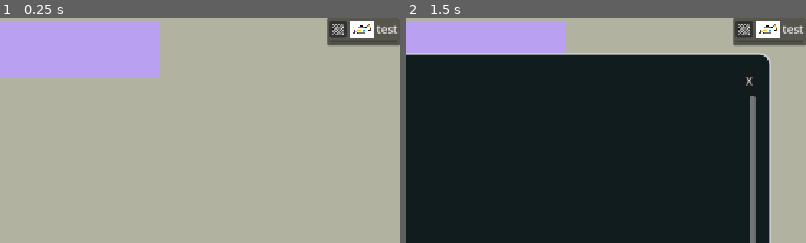
Above: before the commit, frames 1-2 (left to right).
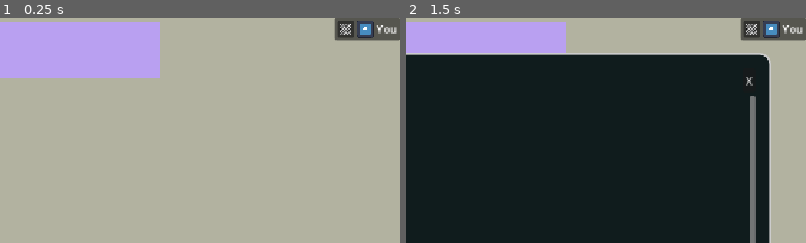
Above: after the commit, the same moments.

Repository: ChrstphrHll/brackeys2026.2
Game: Godot game, scene res://game.tscn
Two runs of this game, one before a commit and one after it. Both use one fixed random seed, a clock stepped at 60 frames per second and the inputs below. The engine's default icon, where the game draws it, is replaced by a stand-in: a white triangle on a blue panel in a dark square.
Inputs:
- Up to frame 1 (0.25 s): no input
- Up to frame 2 (1.5 s): click "Tech Tree" at 0.5 s; click "Crafting" at 1.25 s
The pictures show only the part of the screen within x 50-100%, y 0-50%; the shares and areas given below are measured in that part.

The runs differ from the first frame. In frame 1, 1.4% of the frame differs, in the area x 81-100%, y 0-12%; in frame 2, 1.4%.
Error after the commit: Attempt to call function 'add_child' in base 'null instance' on a null instance. (res://autoloads/machines.gd:50)

Commit message:
just like, so much wasted time

Diff:
--- a/autoloads/events.gd
+++ b/autoloads/events.gd
@@ -2,7 +2,32 @@
 
 
 signal machine_added
+signal machine_task_started
+signal machine_task_ended
+signal machine_lost
+
+signal recipe_unlocked
+signal recipe_selected
+
+func add_machine(machine: Machines.MachineInfo):
+	machine_added.emit(machine)
 
 
-func add_machine(machine: Machine):
-	machine_added.emit(machine)
+func lose_machine(machine: Machines.MachineInfo):
+	machine_lost.emit(machine)
+
+
+func start_machine_task(machine: Machines.MachineInfo):
+	machine_task_started.emit(machine)
+
+
+func end_machine_task(machine: Machines.MachineInfo):
+	machine_task_ended.emit(machine)
+
+
+func unlock_recipe(resource: String):
+	recipe_unlocked.emit(resource)
+
+
+func select_recipe(resourceOrNull):
+	recipe_selected.emit(resourceOrNull)
--- /dev/null
+++ b/autoloads/machines.gd
@@ -0,0 +1,111 @@
+extends Node
+
+const machine_scene = preload("res://machines/machine.tscn")
+
+
+var machines = [MachineInfo.new(
+	"You",
+	preload("res://icon.svg"),
+)]
+
+
+# Called when the node enters the scene tree for the first time.
+func _ready():
+	pass
+
+
+func add_new_machine(name: String, icon: Resource, speed: int, efficiency: int, tasks: Array):
+	var test_machine = MachineInfo.new(
+		name,
+		icon,
+		speed,
+		efficiency,
+		tasks
+	)
+	print(tasks)
+	machines.append(test_machine)
+	Events.add_machine(test_machine)
+
+class MachineInfo extends Node:
+	var _id: int
+	var _machine_name: String
+	var _icon: Resource
+	var _speed: int
+	var _efficiency: int
+	var _tasks = []
+	var _current_task: String
+	var _task_timer = Timer.new()
+	var _current_task_time_cost: int = -1
+
+
+	func _init(machine_name, icon, speed = 1, efficiency = 10, tasks = []):
+		_id = ResourceUID.create_id()
+		ResourceUID.add_id(_id, "machine_ids")
+		_machine_name = machine_name
+		_icon = icon
+		_speed = speed
+		_efficiency = efficiency
+		_tasks = tasks
+		add_child(_task_timer)
+		get_tree().add_child(self)
+
+
+	func get_id() -> int:
+		return _id
+
+
+	func get_machine_name() -> String:
+		return _machine_name
+
+
+	func get_icon() -> Resource:
+		return _icon
+
+
+	func get_speed() -> int:
+		return _speed
+
+
+	func get_efficiency() -> int:
+		return _efficiency
+
+
+	func get_task_time_cost() -> int:
+		return _current_task_time_cost
+
+
+	func getSideBarView() -> Machine:
+		var instantiated_machine = machine_scene.instantiate()
+		instantiated_machine.machine_info = self
+		return instantiated_machine
+
+
+	func get_sidebar_tasks():
+		return _tasks.filter(Tasks.is_sidebar_task)
+
+
+	func get_sidebar_task(id: int):
+		var sidebar_tasks = get_sidebar_tasks()
+		return sidebar_tasks[id]
+
+
+	func implement_consequence(task_name):
+		pass
+
+
+	func start_task(task_name: String, time_cost: int, bound_callback: Callable):
+		_current_task = task_name
+		_task_timer.timeout.connect(bound_callback)
+		Events.start_machine_task(self)
+
+		_task_timer.start(time_cost)
+		await get_tree().create_timer(time_cost).timeout
+		print("waited")
+
+
+	func end_task(bound_callback):
+		implement_consequence(_current_task)
+		_task_timer.timeout.disconnect(bound_callback)
+		_current_task = ""
+		_current_task_time_cost = -1
+		Events.end_machine_task(self)
--- a/autoloads/resources.gd
+++ b/autoloads/resources.gd
@@ -55,6 +55,16 @@
 	return _resources.keys()
 
 
+func get_gatherable_resources() -> Array[String]:
+	var gatherable: Array[String] = []
+
+	for resource in _resources:
+		var info = _resources[resource]
+		if info.has("gatherable") and info.gatherable > 0:
+			gatherable.append(resource)
+	return gatherable
+
+
 func get_resource_icon(resource: String):
 	if not _resources.has(resource):
 		return null
--- a/autoloads/tasks.gd
+++ b/autoloads/tasks.gd
@@ -1,21 +1,21 @@
 extends Node
 
 
-var task_list = Resources.get_resource_names().map(gather_task_factory) + [
+var task_list = Resources.get_gatherable_resources().map(gather_task_factory) + [
 	{
 		"title": "Scavenge",
 		"start": start_scavenge_task,
-		"end": end_scavenge_task
+		"end": end_scavenge_task,
 	},
 	{
 		"title": "Craft",
 		"start": start_craft_task,
-		"end": end_craft_task
+		"end": end_craft_task,
 	}
 ]
 
 
-func start_craft_task(resource, machine: Machine):
+func start_craft_task(resource, machine: Machines.MachineInfo):
 	pass
 
 
@@ -27,42 +27,48 @@
 	return {
 		"title": "Gather " + resource,
 		"start": start_gather_factory(resource),
-		"end": end_gather_factory(resource)
+		"end": end_gather_factory(resource),
+		"sidebar": true
 	}
 
 
+func is_sidebar_task(task) -> bool:
+	return task.has("sidebar") and task.sidebar
+
+
 func start_gather_factory(resource):
-	return func (machine: Machine): start_gather_task(resource, machine)
+	return func (machine: Machines.MachineInfo): start_gather_task(resource, machine)
 
 
 func end_gather_factory(resource):
-	return func (machine: Machine): end_gather_task(resource, machine)
+	return func (machine: Machines.MachineInfo): end_gather_task(resource, machine)
 
 
-func start_gather_task(resource, machine: Machine):
+func start_gather_task(resource, machine: Machines.MachineInfo):
 	var task_name = "Gathering " + resource
 
 	var difficulty = Resources.get_resource_difficulty(resource)
-	var time_cost = difficulty * machine.speed
-
+	var time_cost = difficulty * machine.get_speed()
+	print("gathering start")
 	machine.start_task(task_name, time_cost, end_gather_task.bind(resource, machine))
 
 
-func end_gather_task(resource, machine: Machine):
+func end_gather_task(resource, machine: Machines.MachineInfo):
+	print("gathering end")
 	var abundance = Resources.get_resource_abundance(resource)
-	var resource_gain = abundance * machine.efficiency
+	var resource_gain = abundance * machine.get_efficiency()
 
 	Resources.modify_resource(resource, resource_gain)
 	machine.end_task(end_gather_task)
 
 
-func start_scavenge_task(machine: Machine):
+func start_scavenge_task(machine: Machines.MachineInfo):
 	const progressing_title = "Scavenging"
 
-	machine.start_task(progressing_title, 10, end_scavenge_task.bind(machine))
+	machine.start_task(progressing_title, 1, end_scavenge_task.bind(machine))
 
 
-func end_scavenge_task(machine: Machine):
+func end_scavenge_task(machine: Machines.MachineInfo):
 	machine.end_task(end_scavenge_task)
 	var scavenge_result = Zones.get_scavenge_result(machine.efficiency)
 
--- /dev/null
+++ b/autoloads/test.gd
@@ -0,0 +1,11 @@
+class_name test extends Resource
+
+
+# Called when the node enters the scene tree for the first time.
+func _ready():
+	pass # Replace with function body.
+
+
+# Called every frame. 'delta' is the elapsed time since the previous frame.
+func _process(delta):
+	pass
--- a/game.gd
+++ b/game.gd
@@ -1,7 +1,6 @@
 extends Node
 
 
-const machine_scene = preload("res://machines/machine.tscn")
 @onready var machines = [$UI/Machines/Machine]
 
 @onready var tech_tree_button: Button = $UI/TechTreeButton
@@ -13,6 +12,13 @@
 		tech_tree_menu.open_menu
 	)
 	Events.machine_added.connect(_on_machine_added)
+	Machines.add_new_machine(
+		"You",
+		preload("res://icon.svg"),
+		1,
+		1,
+		[Tasks.task_list[0]]
+	)
 
 
 # Called every frame. 'delta' is the elapsed time since the previous frame.
@@ -24,13 +30,9 @@
 	SceneManager.go_to("main_menu")
 
 
-func _on_machine_added(machine: Machine):
-	$UI/Machines.add_child(machine)
-
-
-func add_new_machine():
-	var test_machine = Machine.new()
-	machines.push_back(test_machine)
+func _on_machine_added(machine: Machines.MachineInfo):
+	var sidebarScene = machine.getSideBarView()
+	$UI/Machines.add_child(sidebarScene)
 
 
 func _on_crafting_button_pressed():
--- a/game.tscn
+++ b/game.tscn
@@ -1,7 +1,6 @@
 [gd_scene format=3 uid="uid://rl5fjnwjo0b2"]
 
 [ext_resource type="Script" uid="uid://oj1jk4pb0e8u" path="res://game.gd" id="1_80nbo"]
-[ext_resource type="PackedScene" uid="uid://dnk21g31ndx2p" path="res://machines/machine.tscn" id="2_e2o6t"]
 [ext_resource type="Script" uid="uid://cq07e5l4s8y8b" path="res://resource_display.gd" id="3_feb5d"]
 [ext_resource type="PackedScene" uid="uid://bo17u31186itu" path="res://ui/tech_tree_menu.tscn" id="4_fc0e3"]
 [ext_resource type="PackedScene" uid="uid://c3wpjll2xf65r" path="res://ui/crafting_menu.tscn" id="5_7jktm"]
@@ -49,9 +48,6 @@
 offset_left = -76.0
 grow_horizontal = 0
 grow_vertical = 2
-
-[node name="Machine" parent="UI/Machines" unique_id=1930575906 instance=ExtResource("2_e2o6t")]
-layout_mode = 2
 
 [node name="TechTreeButton" type="Button" parent="UI" unique_id=2015784784]
 layout_mode = 0
--- a/machines/machine.gd
+++ b/machines/machine.gd
@@ -2,21 +2,21 @@
 
 class_name Machine
 
-@export var machine_name: String = "test"
-var current_task: String
-
-var speed = 1
-var efficiency = 10
+var machine_info: Machines.MachineInfo
 
 @onready var task_timer: Timer = $TaskTimer
 @onready var task_selector = $MarginContainer/VBoxContainer/HBoxContainer/MenuButton
+@onready var progress_bar = $MarginContainer/VBoxContainer/ProgressBar
 
 # Called when the node enters the scene tree for the first time.
 func _ready():
+	Events.machine_task_started.connect(build_on_change)
+	Events.machine_task_ended.connect(build_on_change)
+	print(machine_info.get_sidebar_tasks())
 	task_selector.get_popup().id_pressed.connect(_task_menu_trigger)
-	var tasks = Tasks.task_list.map(_add_task_option)
 
-	$MarginContainer/VBoxContainer/HBoxContainer/MachineName.text = machine_name
+	build()
+
 
 
 # Called every frame. 'delta' is the elapsed time since the previous frame.
@@ -25,25 +25,45 @@
 
 
 func _task_menu_trigger(id: int):
-	Tasks.task_list[id].start.call(self)
+	machine_info.get_sidebar_task(id).start.call(machine_info)
 
 
 func _add_task_option(task):
 	task_selector.get_popup().add_item(task.title)
 
 
-func implement_consequence(task_name):
-	pass
+func build_on_change(new_machine_info: Machines.MachineInfo):
+	if new_machine_info.get_id() != machine_info.get_id():
+		return
+	machine_info = new_machine_info
+	build()
 
 
-func start_task(task_name: String, time_cost: int, bound_callback: Callable):
-	current_task = task_name
-	task_timer.timeout.connect(bound_callback)
-	$MarginContainer/VBoxContainer/ProgressBar.max_value = time_cost
-	task_timer.start(time_cost)
+func build():
+	set_progress_bar_maximum()
+	set_machine_name()
+	set_icon()
+	set_tasks()
 
 
-func end_task(bound_callback):
-	implement_consequence(current_task)
-	task_timer.timeout.disconnect(bound_callback)
-	current_task = ""
+func set_machine_name():
+	$MarginContainer/VBoxContainer/HBoxContainer/MachineName.text = \
+		machine_info.get_machine_name()
+
+
+func set_icon():
+	$MarginContainer/VBoxContainer/HBoxContainer/MachineIcon.texture = \
+		machine_info.get_icon()
+
+
+func set_progress_bar_maximum():
+	var time_cost = machine_info.get_task_time_cost()
+	if time_cost == -1:
+		progress_bar.hide()
+	else:
+		progress_bar.max_value = time_cost
+
+
+func set_tasks():
+	print("setting tasks", machine_info.get_sidebar_tasks())
+	var tasks = machine_info.get_sidebar_tasks().map(_add_task_option)
--- a/machines/machine.tscn
+++ b/machines/machine.tscn
@@ -17,6 +17,8 @@
 offset_right = 277.0
 offset_bottom = 47.0
 script = ExtResource("1_2sueh")
+machine_name = null
+machine_icon = null
 
 [node name="MarginContainer" type="MarginContainer" parent="." unique_id=1217634481]
 layout_mode = 2
--- a/project.godot
+++ b/project.godot
@@ -20,6 +20,7 @@
 SceneManager="*uid://d2q5p2722ddm6"
 Resources="*uid://crlludnpgp5hi"
 TechTree="*uid://bdjksmmx13yy6"
+Machines="*uid://7vw01su6nuoe"
 Tasks="*uid://booll5pu18h2r"
 Zones="*uid://yq6lqfc8wnfe"
 Events="*uid://1a5ammiygx87"
--- a/ui/crafting_menu.gd
+++ b/ui/crafting_menu.gd
@@ -1,9 +1,32 @@
 extends Control
 
+@onready var grid_container = \
+	$OuterMargin/Panel/InnerMargin/VBox/HBoxContainer/ResourceVBox/ResourceScrollBox/GridContainer
+@onready var craft_button = \
+	$OuterMargin/Panel/InnerMargin/VBox/HBoxContainer/MachineVBox/CraftButton
+@onready var machine_vbox_container = \
+	$OuterMargin/Panel/InnerMargin/VBox/HBoxContainer/MachineVBox/MachineScrollContainer/VBoxContainer
+
+signal machine_selected
+
+var recipe_scene = preload("res://ui/crafting_recipe.tscn")
+var machine_scene = preload("res://machines/machine.tscn")
+
+var selected_recipe = null
+var selected_machine = null
+
+var currently_available_machines = {}
 
 # Called when the node enters the scene tree for the first time.
 func _ready():
-	pass # Replace with function body.
+	Events.machine_added.connect(_add_available_machine)
+	Events.machine_task_ended.connect(_add_available_machine)
+
+	Events.machine_lost.connect(_lose_available_machine)
+	Events.machine_task_started.connect(_lose_available_machine)
+
+	Events.recipe_unlocked.connect(_new_crafting_recipe)
+	Events.recipe_selected.connect(_set_selected_recipe)
 
 
 # Called every frame. 'delta' is the elapsed time since the previous frame.
@@ -13,3 +36,52 @@
 
 func _on_close_button_pressed():
 	hide()
+
+
+func _new_crafting_recipe(resource):
+	var instantiated_recipe = recipe_scene.instantiate()
+	instantiated_recipe.resource = resource
+
+	instantiated_recipe.gui_input.connect(_test)
+
+	grid_container.add_child(instantiated_recipe)
+
+
+func _set_selected_recipe(resourceOrNull):
+	selected_recipe = resourceOrNull
+	if not selected_recipe:
+		craft_button.disabled = true
+	else:
+		craft_button.disabled = false
+
+
+func _test():
+	print("woha")
+
+
+func _add_available_machine(machine: Machine):
+	var machine_selector = Button.new()
+	machine_selector.text = machine.machine_name
+	machine_selector.toggle_mode = true
+	machine_selector.toggled.connect(_set_selected_machine.bind(machine))
+	machine_selected.connect(_set_machine_toggle.bind(machine, machine_selector))
+
+	machine_vbox_container.add_child(machine_selector)
+
+	currently_available_machines[machine] = machine_selector
+
+
+func _set_machine_toggle(selected_machine, machine, machine_selector):
+	print("comparing ", machine, " with ", selected_machine)
+	if not selected_machine == machine:
+		machine_selector.button_pressed = false
+
+
+func _set_selected_machine(toggled_on, machine: Machine):
+	machine_selected.emit(machine)
+
+
+func _lose_available_machine(machine: Machine):
+	if currently_available_machines.has(machine):
+		currently_available_machines[machine].queue_free()
+		currently_available_machines.erase(machine)
--- a/ui/crafting_menu.tscn
+++ b/ui/crafting_menu.tscn
@@ -97,11 +97,9 @@
 
 [node name="CraftingRecipe" parent="OuterMargin/Panel/InnerMargin/VBox/HBoxContainer/ResourceVBox/ResourceScrollBox/GridContainer" unique_id=1804717723 instance=ExtResource("2_cywfm")]
 layout_mode = 2
-resource = "battery"
 
 [node name="CraftingRecipe2" parent="OuterMargin/Panel/InnerMargin/VBox/HBoxContainer/ResourceVBox/ResourceScrollBox/GridContainer" unique_id=520181351 instance=ExtResource("2_cywfm")]
 layout_mode = 2
-resource = "battery"
 
 [node name="MachineVBox" type="VBoxContainer" parent="OuterMargin/Panel/InnerMargin/VBox/HBoxContainer" unique_id=11785157]
 layout_mode = 2
@@ -113,13 +111,16 @@
 
 [node name="MachineScrollContainer" type="ScrollContainer" parent="OuterMargin/Panel/InnerMargin/VBox/HBoxContainer/MachineVBox" unique_id=509114467]
 layout_mode = 2
+size_flags_vertical = 3
 
-[node name="Spacer" type="Control" parent="OuterMargin/Panel/InnerMargin/VBox/HBoxContainer/MachineVBox" unique_id=1498439552]
+[node name="VBoxContainer" type="VBoxContainer" parent="OuterMargin/Panel/InnerMargin/VBox/HBoxContainer/MachineVBox/MachineScrollContainer" unique_id=1550916070]
 layout_mode = 2
+size_flags_horizontal = 3
 size_flags_vertical = 3
 
 [node name="CraftButton" type="Button" parent="OuterMargin/Panel/InnerMargin/VBox/HBoxContainer/MachineVBox" unique_id=124369796]
 layout_mode = 2
+disabled = true
 text = "Craft"
 
 [connection signal="pressed" from="OuterMargin/Panel/InnerMargin/VBox/Header/CloseButton" to="." method="_on_close_button_pressed"]
--- a/ui/crafting_recipe.gd
+++ b/ui/crafting_recipe.gd
@@ -1,7 +1,8 @@
-extends Panel
+extends Button
 
 @export var resource: String
 
+@onready var crafting_recipe = $"."
 @onready var resource_image = $MarginContainer/HBoxContainer/ResourceVBox/ResourceImage
 @onready var resource_name = $MarginContainer/HBoxContainer/ResourceVBox/ResourceName
 @onready var costs = $MarginContainer/HBoxContainer/Costs
@@ -10,10 +11,13 @@
 
 # Called when the node enters the scene tree for the first time.
 func _ready():
+	Events.recipe_selected.connect(_on_recipe_selected)
+
 	resource_image.texture = Resources.get_resource_icon(resource)
 	resource_name.text = resource
 
 	var resource_costs = Resources.get_resource_crafting_cost(resource)
+	assert(resource_costs != null, "Only craftable resources")
 
 	for resource in resource_costs:
 		var cost = resource_costs[resource]
@@ -28,3 +32,15 @@
 # Called every frame. 'delta' is the elapsed time since the previous frame.
 func _process(delta):
 	pass
+
+
+func _on_toggled(toggled_on):
+	if toggled_on:
+		Events.select_recipe(resource)
+	else:
+		Events.select_recipe(null)
+
+
+func _on_recipe_selected(resourceOrNull):
+	if resourceOrNull != resource:
+		crafting_recipe.button_pressed = false
--- a/ui/crafting_recipe.tscn
+++ b/ui/crafting_recipe.tscn
@@ -3,7 +3,7 @@
 [ext_resource type="Script" uid="uid://cdsm27jtbrnin" path="res://ui/crafting_recipe.gd" id="1_0l2m5"]
 [ext_resource type="Texture2D" uid="uid://b58r61ks3ekh5" path="res://icon.svg" id="2_rlpvi"]
 
-[node name="CraftingRecipe" type="Panel" unique_id=1804717723]
+[node name="CraftingRecipe" type="Button" unique_id=2138880391]
 custom_minimum_size = Vector2(120, 80)
 custom_maximum_size = Vector2(120, 80)
 propagate_maximum_size = true
@@ -11,15 +11,17 @@
 anchors_preset = 15
 anchor_right = 1.0
 anchor_bottom = 1.0
-offset_left = -56.0
-offset_top = -36.0
-offset_right = 56.0
-offset_bottom = 36.0
+offset_left = 516.0
+offset_top = 284.0
+offset_right = -516.0
+offset_bottom = -284.0
 grow_horizontal = 2
 grow_vertical = 2
 size_flags_horizontal = 3
 size_flags_vertical = 3
+toggle_mode = true
 script = ExtResource("1_0l2m5")
+resource = "battery"
 
 [node name="MarginContainer" type="MarginContainer" parent="." unique_id=1811021221]
 layout_mode = 1
@@ -55,3 +57,5 @@
 [node name="Costs" type="VBoxContainer" parent="MarginContainer/HBoxContainer" unique_id=95447836]
 layout_mode = 2
 size_flags_horizontal = 3
+
+[connection signal="toggled" from="." to="." method="_on_toggled"]
Not shown, added: autoloads/machines.gd.uid
Not shown, added: autoloads/test.gd.uid
